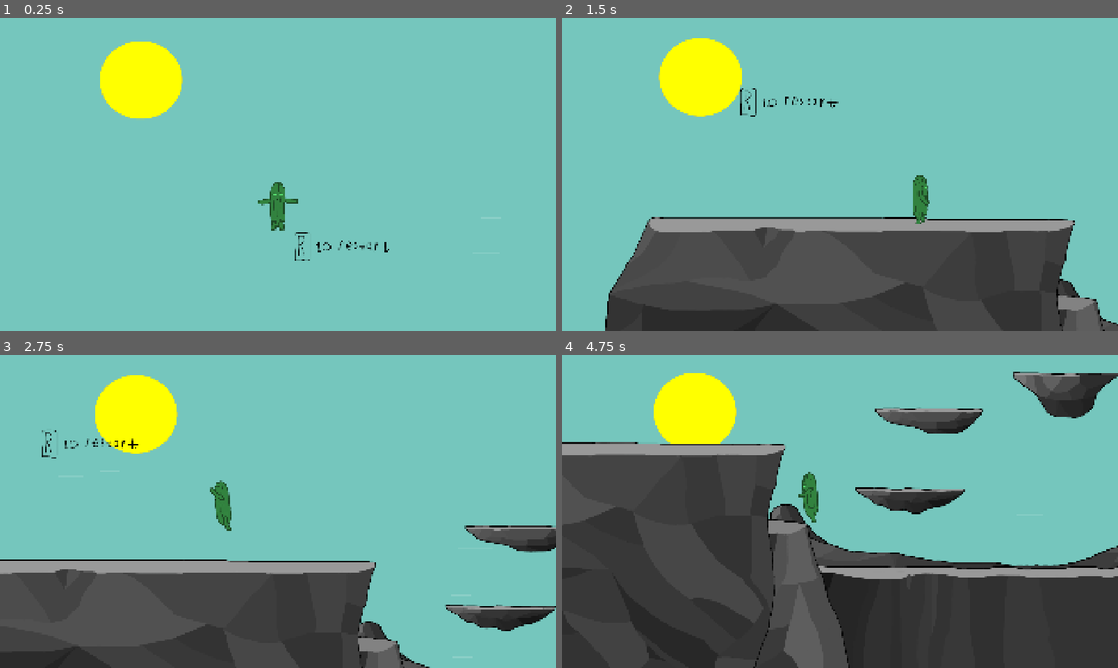
Above: before the commit, frames 1-4 (two rows, left to right).
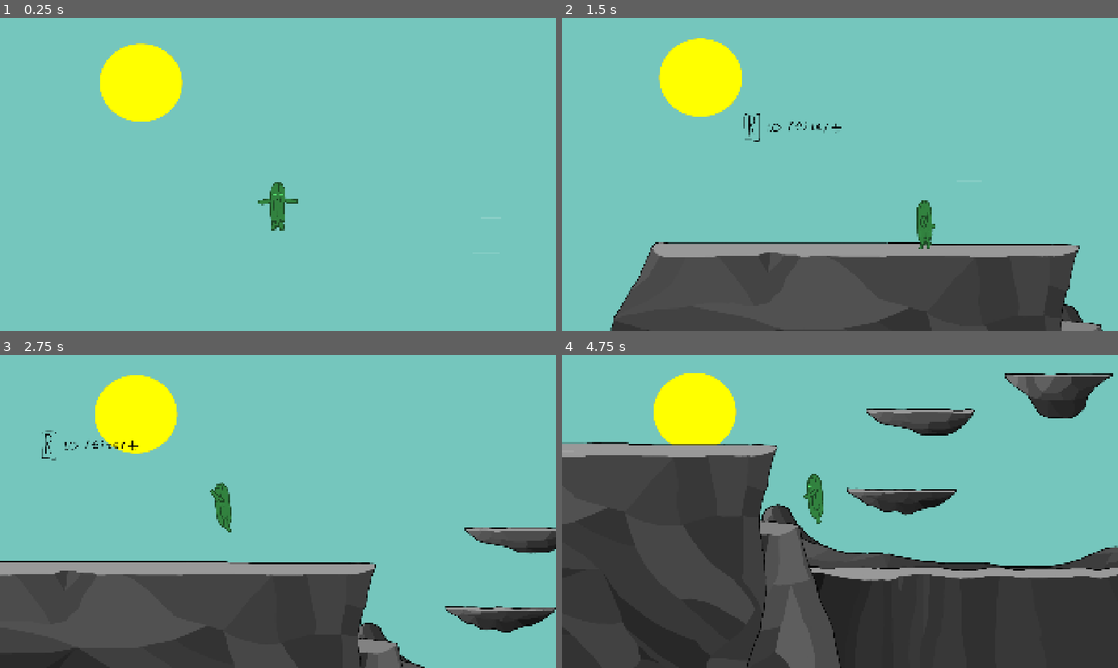
Above: after the commit, the same moments.

Repository: Brodyaga20/ogurek-2
Game: Godot game, scene res://Scenes/Crest.tscn
Same seed, same stepped clock (60 frames per second), same inputs: the game is played once before the commit and once after it.
Inputs:
- Up to frame 1 (0.25 s): no input
- Up to frame 2 (1.5 s): hold D (Right) from 0.53 s (still down); tap Space (Jump) at 0.6, 0.77, 1.07 s; tap Shift (Dash) at 1.35 s
- Up to frame 3 (2.75 s): tap Space (Jump) at 1.52, 1.55, 1.82, 2.3 s; release D (Right) at 2.03 s; hold A (Left) from 2.03 s (still down); tap Tab (Next_Sign) at 2.1 s
- Up to frame 4 (4.75 s): release A (Left) at 2.78 s; hold D (Right) 2.78-4.28 s; tap 3 (Paper_Sign) at 2.85 s; tap Space (Jump) at 3.02, 3.05, 3.32, 3.77, 3.8, 4.07, 4.52, 4.55 s; tap 1 (Rock_Sign) at 3.6 s; hold A (Left) from 4.28 s (still down); tap 2 (Scissors_Sign) at 4.35 s

The runs differ from the first frame. In frame 1, 0.5% of the frame differs, in the area x 18-70%, y 7-78%; in frame 2, 14%, in the area x 7-100%, y 6-100%; in frame 3, 2.6%; in frame 4, 5.6%.

Commit message:
MINOR: Добавлены интервалы койота при сбегании с платформы и приземлении на поверхность

Diff:
--- a/Scenes/Crest.tscn
+++ b/Scenes/Crest.tscn
@@ -303,6 +303,7 @@
 [node name="SpikeSegment" type="Node2D" parent="Cliffs/SmallCliffs" unique_id=600957706]
 
 [node name="Hero" parent="." unique_id=1801713874 instance=ExtResource("23_bfipr")]
+position = Vector2(-8, -480)
 
 [node name="Particles2" type="Node2D" parent="." unique_id=375667545]
 
--- a/Scenes/Hero.tscn
+++ b/Scenes/Hero.tscn
@@ -998,93 +998,98 @@
 &"RESET": SubResource("Animation_rqnp8")
 }
 
-[node name="Hero" type="Node2D"]
+[sub_resource type="RectangleShape2D" id="RectangleShape2D_gp4og"]
+size = Vector2(16, 153)
+
+[node name="Hero" type="Node2D" unique_id=1192400866]
 script = ExtResource("1_cfflp")
 
-[node name="SignChange" type="AnimationPlayer" parent="."]
-libraries = {
-&"": SubResource("AnimationLibrary_0qxue")
-}
-
-[node name="HeroAnimation" type="AnimationPlayer" parent="."]
-libraries = {
-&"": SubResource("AnimationLibrary_cf17c")
-}
-
-[node name="HPChange" type="AnimationPlayer" parent="."]
-
-[node name="Body" type="CharacterBody2D" parent="." groups=["Player"]]
+[node name="SignChange" type="AnimationPlayer" parent="." unique_id=346192311]
+libraries/ = SubResource("AnimationLibrary_0qxue")
+
+[node name="HeroAnimation" type="AnimationPlayer" parent="." unique_id=303777695]
+libraries/ = SubResource("AnimationLibrary_cf17c")
+
+[node name="HPChange" type="AnimationPlayer" parent="." unique_id=985684442]
+
+[node name="Body" type="CharacterBody2D" parent="." unique_id=587934029 groups=["Player"]]
 position = Vector2(960, 540)
 script = ExtResource("48_m3wm2")
 
-[node name="Sprite" type="Sprite2D" parent="Body"]
+[node name="Sprite" type="Sprite2D" parent="Body" unique_id=980259442]
 texture_filter = 1
 position = Vector2(0, -6)
 texture = ExtResource("60_tl05m")
 
-[node name="Hitbox" type="CollisionPolygon2D" parent="Body"]
+[node name="Hitbox" type="CollisionPolygon2D" parent="Body" unique_id=1654051959]
 position = Vector2(-38, -21)
 polygon = PackedVector2Array(8, 36, 27, 100, 43, 100, 60, 35, 60, -29, 51, -61, 35, -70, 19, -61, 8, -29)
 
-[node name="Camera2D" type="Camera2D" parent="."]
+[node name="CoyoteArea" type="Area2D" parent="Body" unique_id=796600535]
+
+[node name="CollisionShape2D" type="CollisionShape2D" parent="Body/CoyoteArea" unique_id=1933520157]
+position = Vector2(-3, 155.5)
+shape = SubResource("RectangleShape2D_gp4og")
+
+[node name="Camera2D" type="Camera2D" parent="." unique_id=829295455]
 position = Vector2(957, 527)
 position_smoothing_speed = 1.0
 
-[node name="HUD" type="Node2D" parent="Camera2D"]
+[node name="HUD" type="Node2D" parent="Camera2D" unique_id=1059420288]
 position = Vector2(-12, 3)
 
-[node name="Bar" type="Node2D" parent="Camera2D/HUD"]
+[node name="Bar" type="Node2D" parent="Camera2D/HUD" unique_id=1726626402]
 position = Vector2(16.5, -10.5)
 
-[node name="Bar" type="Sprite2D" parent="Camera2D/HUD/Bar"]
+[node name="Bar" type="Sprite2D" parent="Camera2D/HUD/Bar" unique_id=2104727479]
 z_index = 2
 texture_filter = 1
 position = Vector2(-622.5, -643.5)
 scale = Vector2(2, 2)
 texture = ExtResource("197_gm4nh")
 
-[node name="HP" type="Node2D" parent="Camera2D/HUD/Bar"]
+[node name="HP" type="Node2D" parent="Camera2D/HUD/Bar" unique_id=2125097327]
 texture_filter = 1
 
-[node name="HP1" type="Node2D" parent="Camera2D/HUD/Bar/HP"]
+[node name="HP1" type="Node2D" parent="Camera2D/HUD/Bar/HP" unique_id=1221101297]
 texture_filter = 1
 position = Vector2(-672.5, -660.5)
 
-[node name="Sprite" type="Sprite2D" parent="Camera2D/HUD/Bar/HP/HP1"]
+[node name="Sprite" type="Sprite2D" parent="Camera2D/HUD/Bar/HP/HP1" unique_id=953178376]
 z_index = 3
 texture_filter = 1
 texture = ExtResource("198_gp4og")
 hframes = 2
 
-[node name="HP2" type="Node2D" parent="Camera2D/HUD/Bar/HP"]
+[node name="HP2" type="Node2D" parent="Camera2D/HUD/Bar/HP" unique_id=636378328]
 position = Vector2(-560.5, -660.5)
 
-[node name="Sprite" type="Sprite2D" parent="Camera2D/HUD/Bar/HP/HP2"]
+[node name="Sprite" type="Sprite2D" parent="Camera2D/HUD/Bar/HP/HP2" unique_id=1484924724]
 z_index = 3
 texture_filter = 1
 texture = ExtResource("198_gp4og")
 hframes = 2
 
-[node name="HP3" type="Node2D" parent="Camera2D/HUD/Bar/HP"]
+[node name="HP3" type="Node2D" parent="Camera2D/HUD/Bar/HP" unique_id=408731303]
 position = Vector2(-672.5, -624.5)
 
-[node name="Sprite" type="Sprite2D" parent="Camera2D/HUD/Bar/HP/HP3"]
+[node name="Sprite" type="Sprite2D" parent="Camera2D/HUD/Bar/HP/HP3" unique_id=266708854]
 z_index = 3
 texture = ExtResource("198_gp4og")
 hframes = 2
 
-[node name="HP4" type="Node2D" parent="Camera2D/HUD/Bar/HP"]
+[node name="HP4" type="Node2D" parent="Camera2D/HUD/Bar/HP" unique_id=1259706370]
 position = Vector2(-560.5, -624.5)
 
-[node name="Sprite" type="Sprite2D" parent="Camera2D/HUD/Bar/HP/HP4"]
+[node name="Sprite" type="Sprite2D" parent="Camera2D/HUD/Bar/HP/HP4" unique_id=2010290192]
 z_index = 3
 texture = ExtResource("198_gp4og")
 hframes = 2
 
-[node name="Sign" type="Node2D" parent="Camera2D/HUD"]
+[node name="Sign" type="Node2D" parent="Camera2D/HUD" unique_id=1153885772]
 position = Vector2(24.5, -11.5)
 
-[node name="Plate" type="Sprite2D" parent="Camera2D/HUD/Sign"]
+[node name="Plate" type="Sprite2D" parent="Camera2D/HUD/Sign" unique_id=1136067944]
 z_index = 2
 z_as_relative = false
 texture_filter = 1
@@ -1092,9 +1097,12 @@
 scale = Vector2(2, 2)
 texture = ExtResource("47_sxtcv")
 
-[node name="Sign" type="Sprite2D" parent="Camera2D/HUD/Sign"]
+[node name="Sign" type="Sprite2D" parent="Camera2D/HUD/Sign" unique_id=573412532]
 z_index = 2
 texture_filter = 1
 position = Vector2(-846, -641)
 scale = Vector2(0.5, 0.5)
 texture = ExtResource("1_umwv5")
+
+[connection signal="body_entered" from="Body/CoyoteArea" to="Body" method="_on_coyote_area_body_entered"]
+[connection signal="body_exited" from="Body/CoyoteArea" to="Body" method="_on_coyote_area_body_exited"]
--- a/Scripts/HeroPhysic.gd
+++ b/Scripts/HeroPhysic.gd
@@ -5,6 +5,9 @@
 var noGameplayRandom := randi()
 var gameplayPandom := randi()
 var checkpoint := Vector2(0, 0)
+var autoJump = false
+var canAutoJump = false
+var mustAutoJump = false
 
 const maxSpeed := 770
 const maxSpeedAir := 810
@@ -23,6 +26,7 @@
 
 var dashTimer : float = 0
 var hangTimer : float = 0
+var coyoteTimer : float = 0
 
 const airFriction := 0.84
 const groundFriction := 0.81
@@ -31,14 +35,14 @@
 var direction := 0
 var lastDirection := 0
 
-var canDJump = true
+var canDJump = false
 var canDash = true
 
 var currentTransAnimation := ""
 var currentStableAnimation := ""
 
 var stopMove := false
-var changePoseTimer : float = 0 #аххахахаххахаха
+var changePoseTimer : float = 0
 var stopFallingTimer := 0
 enum verticalState {GROUND, WALK, JUMP, FALL, DASH, HANG, FASTFALL, DEATH}
 enum horizontalState {CENTER, RIGHT, LEFT}
@@ -69,6 +73,11 @@
 	changePoseTimer = 0.1
 	match currentVerticalState:
 		verticalState.GROUND:
+			print(autoJump)
+			if autoJump:
+				set_vertical_state(verticalState.JUMP)
+				velocity.y = -jumpSpeed
+				autoJump = false
 			canDash = true
 			canDJump = true
 			pass
@@ -110,6 +119,9 @@
 	position = checkpoint
 
 func update_state(delta: float) -> void:
+	if coyoteTimer > 0:
+		coyoteTimer -= delta
+
 	currentGlobalMovementState = verticalState.keys()[currentVerticalState] + "_" + horizontalState.keys()[currentHorizontalState]
 	if changePoseTimer != 0:
 		changePoseTimer -= delta
@@ -117,8 +129,8 @@
 		currentStableAnimation = verticalState.keys()[currentVerticalState] + "_" + horizontalState.keys()[currentHorizontalState]
 		start_playing_stable_anim()
 		changePoseTimer = 0
-
 	direction = int(Input.is_action_pressed("Right")) -  int(Input.is_action_pressed("Left"))
+
 	match currentVerticalState:
 		verticalState.GROUND:
 			velocity.x += direction * acceleration
@@ -130,6 +142,7 @@
 			elif Input.is_action_just_pressed("Dash") && signNow == "Scissors":
 				set_vertical_state(verticalState.DASH)
 			elif !is_on_floor():
+				coyoteTimer = 0.06
 				set_vertical_state(verticalState.FALL)
 			elif Input.is_action_just_pressed("Dash") && signNow == "Scissors":
 				set_vertical_state(verticalState.DASH)
@@ -154,16 +167,21 @@
 			velocity.x += direction * accelerationAir
 			velocity.x = clamp(velocity.x, -maxSpeedAir, maxSpeedAir)
 			velocity.y += gravAcc * delta
+
 			if is_on_floor():
 				set_vertical_state(verticalState.GROUND)
 			elif Input.is_action_just_pressed("Jump") && signNow == "Scissors" && canDash:
 				set_vertical_state(verticalState.DASH)
-			elif Input.is_action_just_pressed("Jump") && signNow == "Paper" && canDJump:
+			elif Input.is_action_just_pressed("Jump") && ((signNow == "Paper" && canDJump) || (coyoteTimer > 0)):
 				velocity.y = -jumpSpeed
 				canDJump = false
 				set_vertical_state(verticalState.JUMP)
 			elif Input.is_action_just_pressed("Jump") && signNow == "Rock":
 				set_vertical_state(verticalState.HANG)
+			elif Input.is_action_just_pressed("Jump") && canAutoJump:
+				print("yeee")
+				autoJump = true
+				canAutoJump = false
 			if !direction:
 				velocity.x *= airFriction
 			if direction:
@@ -218,3 +236,13 @@
 
 func _process(_delta: float) -> void:
 	signNow = get_parent().signNow
+
+
+func _on_coyote_area_body_entered(_body: Node2D) -> void:
+	canAutoJump = true
+	pass # Replace with function body.
+
+
+func _on_coyote_area_body_exited(_body: Node2D) -> void:
+	canAutoJump = false
+	pass # Replace with function body.
Not shown: 1 places in Scenes/Hero.tscn that only renumber resources
